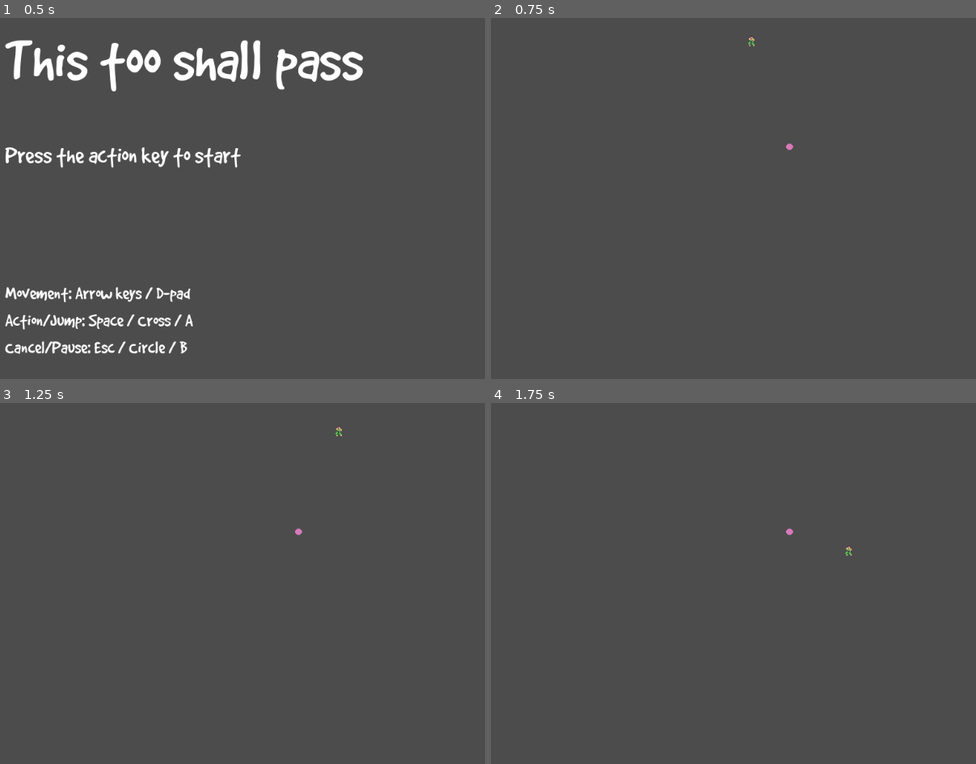
Above: before the commit, frames 1-4 (two rows, left to right).
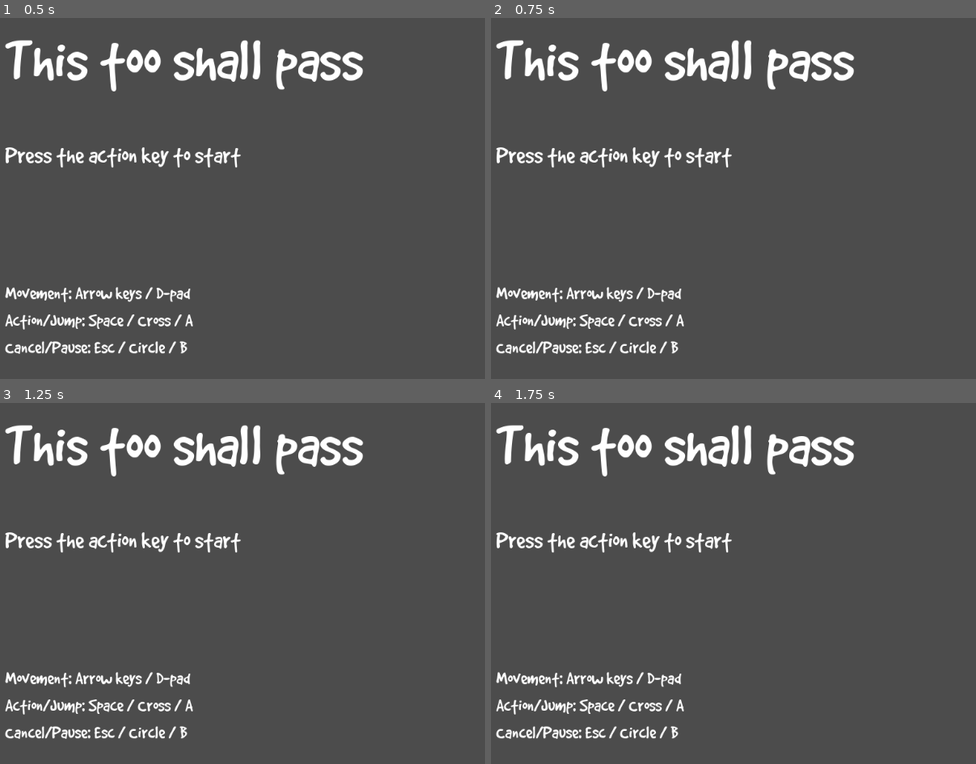
Above: after the commit, the same moments.

Repository: mhtraylor/ldjam44
Game: Godot game, scene res://scenes/core/StartMenu.tscn
Two runs of this game, one before a commit and one after it. Both use one fixed random seed, a clock stepped at 60 frames per second and the inputs below. Before the commit the project has no main scene; this scene is started directly in both runs.
Inputs:
- Up to frame 1 (0.5 s): no input
- Up to frame 2 (0.75 s): tap Enter (ui_accept) at 0.5 s; hold Right (ui_right) from 0.53 s (still down); hold Enter (ui_accept) from 0.53 s (still down)
- Up to frame 3 (1.25 s): keep holding Right (ui_right); keep holding Enter (ui_accept)
- Up to frame 4 (1.75 s): release Right (ui_right) at 1.28 s; release Enter (ui_accept) at 1.28 s; hold Down (ui_down) from 1.28 s (still down); tap Enter (ui_accept) at 1.35, 1.52 s

Frame 1 is identical in both runs. In frame 2, 5.9% of the frame differs, in the area x 1-75%, y 4-94%; in frame 3, 5.9%; in frame 4, 5.9%, in the area x 1-75%, y 6-94%.

Commit message:
start of sounds working

Diff:
--- a/src/project.godot
+++ b/src/project.godot
@@ -16,6 +16,7 @@
 [application]
 
 config/name="LDJam44"
+run/main_scene="res://scenes/core/StartMenu.tscn"
 config/icon="res://icon.png"
 
 [input]
@@ -29,5 +30,4 @@
 
 [rendering]
 
-quality/2d/use_pixel_snap=true
 environment/default_environment="res://default_env.tres"
--- a/src/scenes/core/Main.tscn
+++ b/src/scenes/core/Main.tscn
@@ -1,7 +1,8 @@
-[gd_scene load_steps=4 format=2]
+[gd_scene load_steps=5 format=2]
 
 [ext_resource path="res://scenes/world/Item.tscn" type="PackedScene" id=1]
 [ext_resource path="res://scenes/player/Player.tscn" type="PackedScene" id=2]
+[ext_resource path="res://assets/music/levelmusic.ogg" type="AudioStream" id=3]
 
 [sub_resource type="RectangleShape2D" id=1]
 extents = Vector2( 267.11, 10 )
@@ -25,3 +26,7 @@
 __meta__ = {
 "_edit_group_": true
 }
+
+[node name="LevelMusic" type="AudioStreamPlayer" parent="World"]
+stream = ExtResource( 3 )
+autoplay = true
--- a/src/scenes/core/StartMenu.gd
+++ b/src/scenes/core/StartMenu.gd
@@ -1,11 +1,32 @@
 extends Node
 
+var sound
+var music
+var t
+
 func _ready():
-	pass # Replace with function body.
+	t = Timer.new()
+	t.connect("timeout", self, "_on_timer_timeout")
+	add_child(t)
+	sound = get_node("SelectSound")
+	music = get_node("MenuMusic")
+	music.play()
+	t.set_wait_time(1.5)
+
 
 #func _process(delta):
 #	pass
 
 func _input(event):
 	if event.is_action_pressed("ui_accept"):
-		get_tree().change_scene("res://scenes/core/Main.tscn")
+		music.stop()
+		play_sound()
+
+
+func play_sound():
+	sound.play()
+	t.start()
+
+func _on_timer_timeout():
+	sound.stop()
+	get_tree().change_scene("res://scenes/core/Main.tscn")
--- a/src/scenes/core/StartMenu.tscn
+++ b/src/scenes/core/StartMenu.tscn
@@ -1,7 +1,9 @@
-[gd_scene load_steps=8 format=2]
+[gd_scene load_steps=10 format=2]
 
 [ext_resource path="res://scenes/core/StartMenu.gd" type="Script" id=1]
 [ext_resource path="res://assets/font/GOODDP__.TTF" type="DynamicFontData" id=2]
+[ext_resource path="res://assets/music/menumusic.ogg" type="AudioStream" id=3]
+[ext_resource path="res://assets/music/selectsound.ogg" type="AudioStream" id=4]
 
 [sub_resource type="DynamicFontData" id=1]
 font_path = "res://assets/font/GOODDP__.TTF"
@@ -52,3 +54,9 @@
 text = "Movement: Arrow keys / D-pad
 Action/Jump: Space / Cross / A
 Cancel/Pause: Esc / Circle / B"
+
+[node name="MenuMusic" type="AudioStreamPlayer" parent="."]
+stream = ExtResource( 3 )
+
+[node name="SelectSound" type="AudioStreamPlayer" parent="."]
+stream = ExtResource( 4 )
Not shown, added: src/assets/music/levelmusic.ogg.import
Not shown, added: src/assets/music/menumusic.ogg.import
Not shown, added: src/assets/music/selectsound.ogg.import
Not shown, changed: .gitignore
Not shown, added: src/assets/music/levelmusic.ogg
Not shown, added: src/assets/music/menumusic.ogg
Not shown, added: src/assets/music/selectsound.ogg
